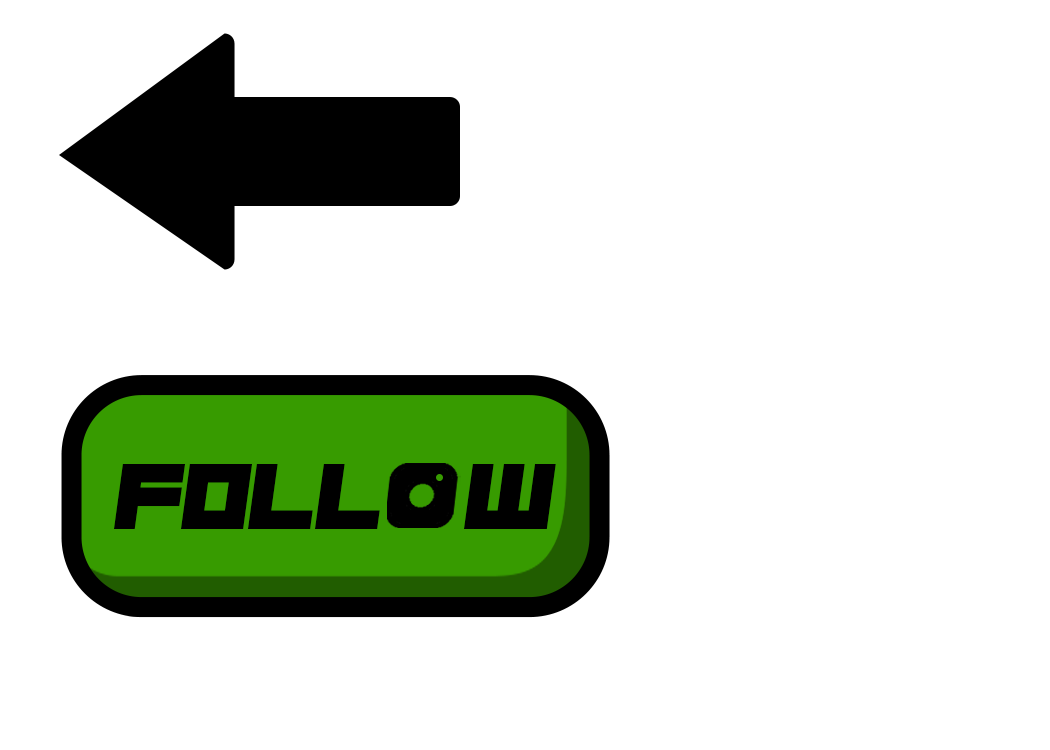
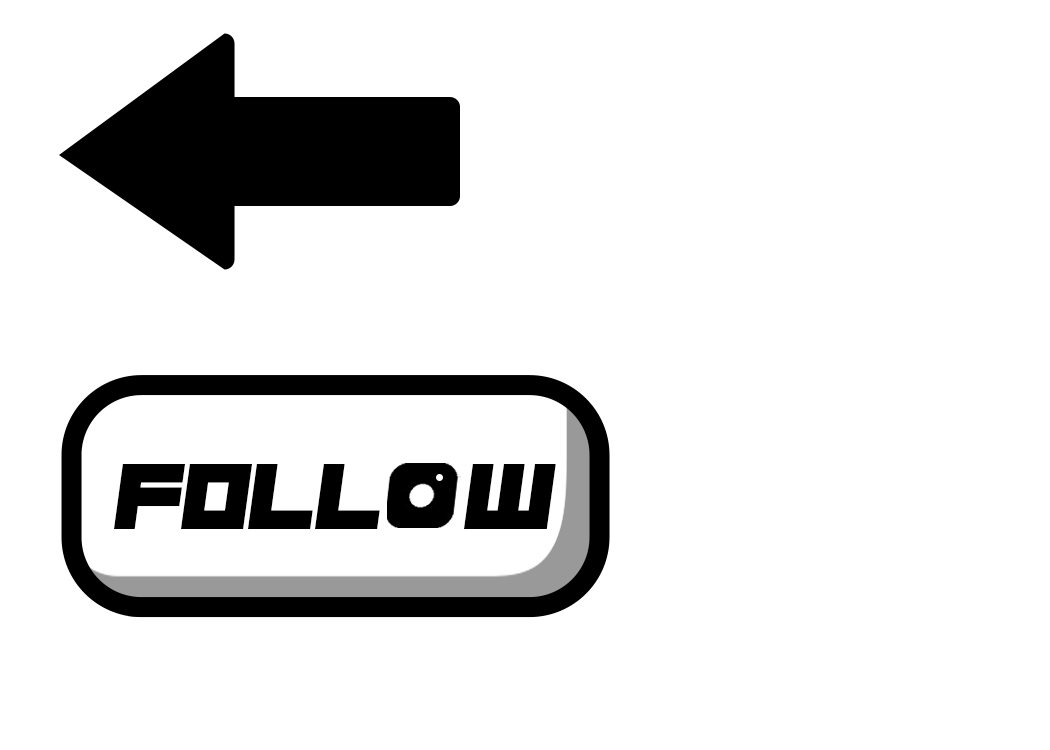
Layered file, before and after one edit (1050 × 750). Changes by layer:
painted on "Rettangolo arrotondato 1" (1st of 2, in "instsa") over [81, 395, 590, 598]
